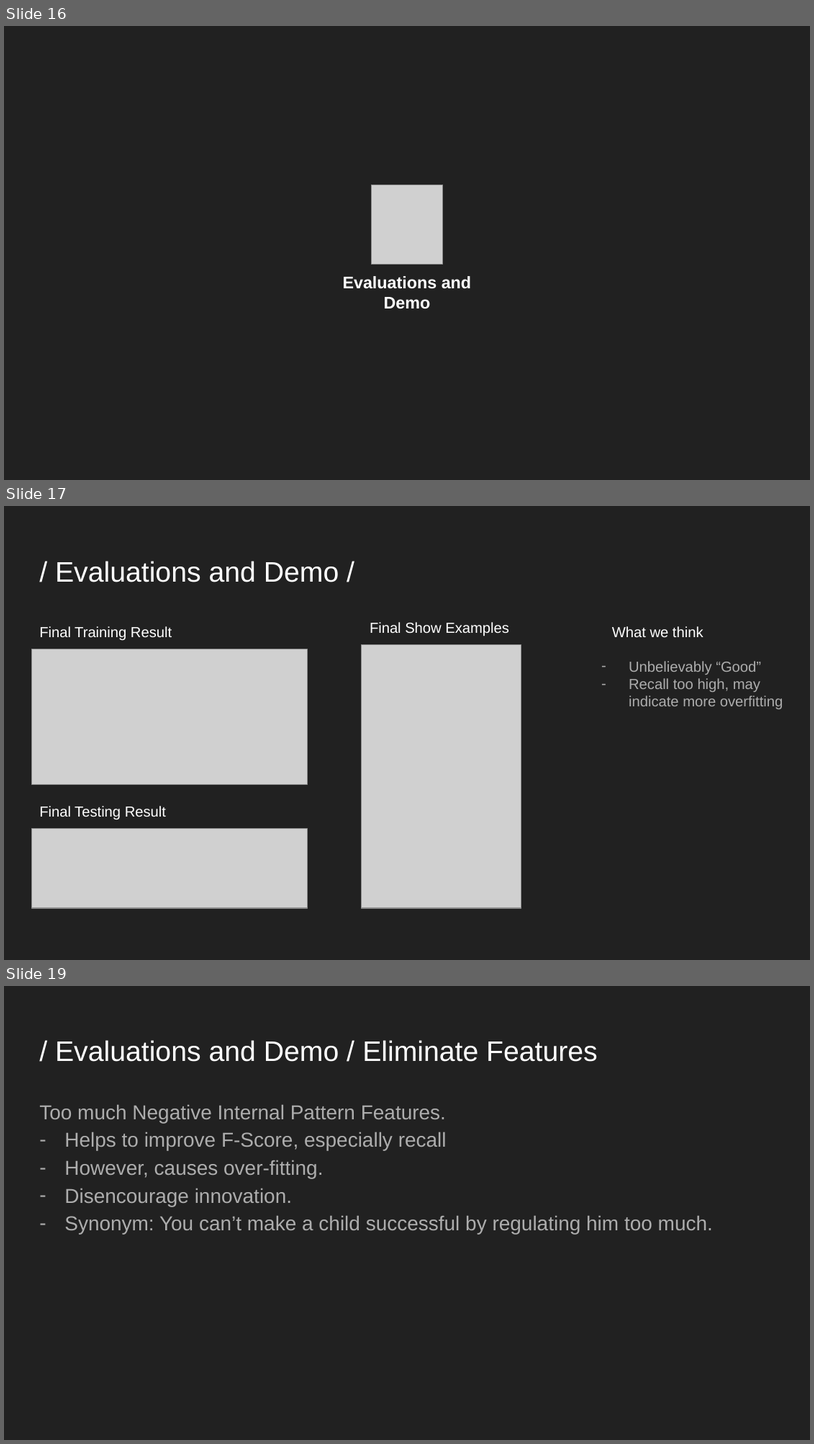
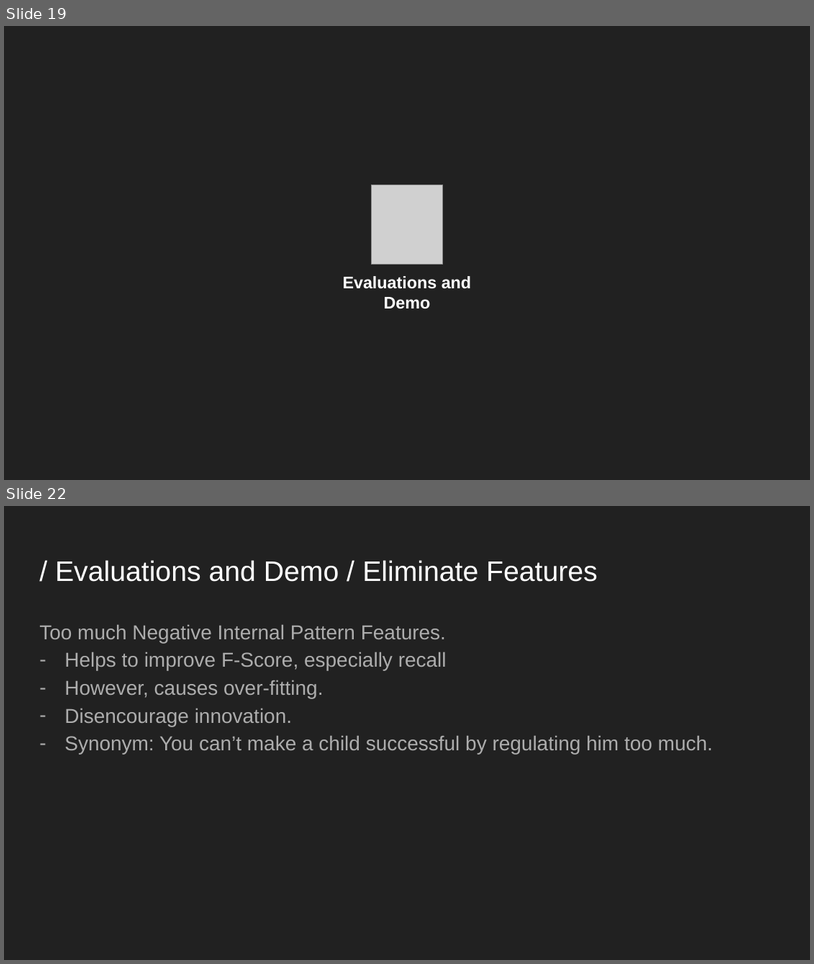
Before and after one commit to YanzhenHuang/CISC3025-Name-Entity, a slide deck: CISC3025-Project3-Presentation.pptx. Shown one above the other, each under a label of ours: slides 16, 17 and 19 before the commit, slides 19 and 22 after it; the slides between them are not shown. The pictures are 814x1444 and 814x964 pixels, drawn with LibreOffice and Linux fonts; fonts in the diff are those of the drawing; grey boxes stand for pictures. Boxes give left, top, right and bottom in pixels: in the first picture for what was removed or moved away, otherwise in the second. Text is boxed around its words. In the diff, an @@ line names an element or a change of style, - is before the commit and + after.

```diff
--- a/CISC3025-Project3-Presentation.pptx
+++ b/CISC3025-Project3-Presentation.pptx
@@ slide 17 removed at (4, 506, 810, 960), background #212121 @@
@@ title removed at (55, 561, 340, 582) @@
-/ Evaluations and Demo /
@@ text removed at (39, 626, 172, 640) @@
-Final Training Result
@@ text removed at (370, 622, 509, 636) @@
-Final Show Examples
@@ text removed at (612, 626, 704, 637) @@
-What we think
@@ picture removed at (31, 649, 307, 784) @@
@@ picture removed at (362, 645, 522, 908) @@
@@ text removed at (629, 661, 783, 709) @@
-– Unbelievably “Good”
-– Recall too high, may indicate more overfitting
@@ text removed at (39, 806, 166, 819) @@
-Final Testing Result
@@ picture removed at (31, 828, 307, 908) @@
@@ what was slide 16 is now slide 19 @@
@@ what was slide 19 is now slide 22 @@
```
Also in this commit, not shown: 4 slides changed, 2 slides added.
